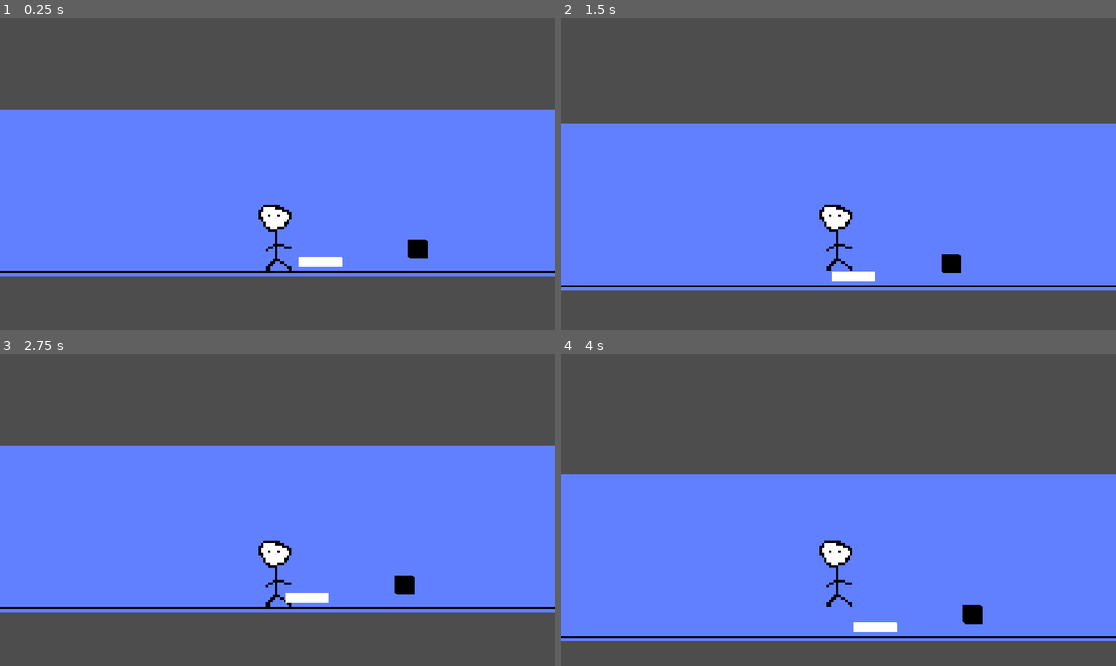
Above: before the commit, frames 1-4 (two rows, left to right).
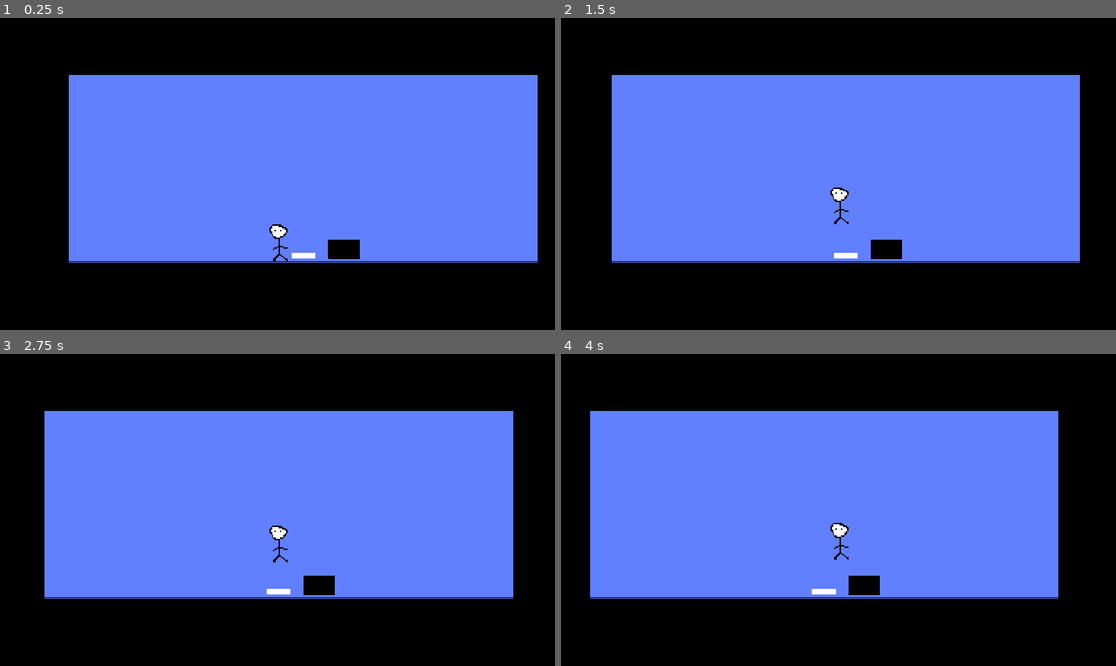
Above: after the commit, the same moments.

Repository: BrightTheBackpack/dimensions
Game: Godot game, scene res://level1.tscn
Two runs of this game, one before a commit and one after it. Both use one fixed random seed, a clock stepped at 60 frames per second and the inputs below.
Inputs:
- Up to frame 1 (0.25 s): no input
- Up to frame 2 (1.5 s): tap Enter at 0.5 s; hold D (move_right, bound only before the commit) 0.53-1.28 s; tap End (ui_end) at 0.6 s; tap Space (jump) at 0.77, 1.07 s; tap S (s, bound only after the commit) at 0.8, 1.35 s; hold A (move_left, bound only before the commit) from 1.28 s (still down)
- Up to frame 3 (2.75 s): tap Space (jump) at 1.52, 1.82 s; tap E (switch, bound only after the commit) at 1.55, 2.1 s; release A (move_left, bound only before the commit) at 2.03 s; hold D (move_right, bound only before the commit) from 2.03 s (still down); tap W (w, bound only after the commit) at 2.3 s
- Up to frame 4 (4 s): tap W (w, bound only after the commit) at 2.85 s; tap Space (jump) at 3.02, 3.05, 3.32 s; release D (move_right, bound only before the commit) at 3.53 s; hold A (move_left, bound only before the commit) from 3.53 s (still down); hold Space (jump) from 3.53 s (still down); tap End (ui_end) at 3.8 s

The runs differ from the first frame. In frame 1, 59% of the frame differs, in the area x 0-100%, y 0-100%; in frame 2, 63%; in frame 3, 59%; in frame 4, 67%.
Error before the commit: Parse Error: Unexpected identifier "tool" in class body. (res://platform_gen.gd:1)

Commit message:
play aroudn with things

Diff:
--- /dev/null
+++ b/camera_3d.gd
@@ -0,0 +1,22 @@
+extends Camera3D
+
+@export var player_node: Sprite3D # A reference to the player node.
+
+func _process(delta: float) -> void:
+	if player_node:
+		var player_position = player_node.global_position
+		var camera_position = self.global_position
+
+		# Lock to X-axis only
+		self.global_position.x = player_position.x
+
+		# Lock to Y-axis only
+		# self.global_position.y = player_position.y
+
+		# Lock to both X and Y (standard follow)
+		#self.global_position = player_position
+
+		# To lock to only 2 axes from a 3D perspective
+		# Assuming a top-down view where the camera follows X and Z, but not Y
+		# self.global_position.x = player_position.x
+		# self.global_position.z = player_position.z
--- a/character_body_3d.gd
+++ b/character_body_3d.gd
@@ -5,9 +5,10 @@
 @export var JUMP_VELOCITY = 13.0
 @export var GRAVITY = -15.0
 @export var GRAVITY_DOWN = -75.0
+var THREE_D = false
 func _physics_process(delta: float) -> void:
 	# Add the gravity.
-	if not is_on_floor():
+	if not is_on_floor() and !THREE_D:
 		print_debug(velocity)
 		if(velocity.y > 0.9*JUMP_VELOCITY):
 
@@ -20,17 +21,28 @@
 
 	# Handle jump.
 	if Input.is_action_just_pressed("jump") and is_on_floor():
-		velocity.y = JUMP_VELOCITY
+		if THREE_D:
+			velocity.z = JUMP_VELOCITY
+		else:
+			velocity.y = JUMP_VELOCITY
 
 	# Get the input direction and handle the movement/deceleration.
 	# As good practice, you should replace UI actions with custom gameplay actions.
-	var input_dir := Input.get_vector("move_left", "move_right", "ui_end", "ui_end")
-	var direction := (transform.basis * Vector3(input_dir.x, 0, input_dir.y)).normalized()
+	if Input.is_action_just_pressed('switch'):
+		THREE_D = true
+
+	var input_dir := Input.get_vector("a", "d", "s", "w")
+	var direction := (transform.basis * Vector3(input_dir.x, 0, 0)).normalized()
+	if THREE_D:
+		direction = (transform.basis * Vector3(input_dir.x, input_dir.y ,0 ))
 	if direction:
 		velocity.x = direction.x * SPEED
-		velocity.z = direction.z * SPEED
+		if THREE_D:
+			velocity.y = direction.y * SPEED
+
 	else:
 		velocity.x = move_toward(velocity.x, 0, SPEED)
-		velocity.z = move_toward(velocity.z, 0, SPEED)
+		if THREE_D:
+			velocity.y = move_toward(velocity.y, 0, SPEED)
 
 	move_and_slide()
--- a/level1.tscn
+++ b/level1.tscn
@@ -1,6 +1,7 @@
-[gd_scene load_steps=15 format=3 uid="uid://bjffumif2gh2u"]
+[gd_scene load_steps=18 format=3 uid="uid://bjffumif2gh2u"]
 
 [ext_resource type="PackedScene" uid="uid://bca6qi4l4aamw" path="res://player.tscn" id="1_ootpb"]
+[ext_resource type="Script" uid="uid://b3jswshvl3c2t" path="res://camera_3d.gd" id="1_v8kj3"]
 [ext_resource type="Script" uid="uid://u7ug71x4psto" path="res://character_body_3d.gd" id="2_v38iq"]
 [ext_resource type="Script" uid="uid://ec7pttehjxh0" path="res://sprite_3d.gd" id="3_v8kj3"]
 [ext_resource type="PackedScene" uid="uid://lv4d4vvpodwi" path="res://platform.tscn" id="4_v38iq"]
@@ -33,7 +34,16 @@
 [sub_resource type="StandardMaterial3D" id="StandardMaterial3D_v38iq"]
 shading_mode = 0
 
+[sub_resource type="BoxShape3D" id="BoxShape3D_crycw"]
+
+[sub_resource type="BoxMesh" id="BoxMesh_i2041"]
+
 [node name="Node3D(Level1)" type="Node3D"]
+
+[node name="Camera3D" type="Camera3D" parent="." node_paths=PackedStringArray("player_node")]
+transform = Transform3D(1, 0, 0, 0, 1, 0, 0, 0, 1, 0.108971, 16.3729, 27.8631)
+script = ExtResource("1_v8kj3")
+player_node = NodePath("../CharacterBody3D(Player)/Sprite3D")
 
 [node name="StaticBody3D(Wall)" type="StaticBody3D" parent="."]
 transform = Transform3D(1, 0, 0, 0, 1, 0, 0, 0, 1, 4.95816, -0.411898, -15.7483)
@@ -43,7 +53,7 @@
 shape = SubResource("BoxShape3D_v8kj3")
 
 [node name="MeshInstance3D" type="MeshInstance3D" parent="StaticBody3D(Wall)"]
-transform = Transform3D(100, 0, 0, 0, 20, 0, 0, 0, 0.5, 0, 7.53553, 0)
+transform = Transform3D(100, 0, 0, 0, 40, 0, 0, 0, 0.5, 0, 17.9298, 0)
 mesh = SubResource("BoxMesh_crycw")
 surface_material_override/0 = SubResource("StandardMaterial3D_ootpb")
 
@@ -68,9 +78,7 @@
 [node name="CharacterBody3D(Player)" type="CharacterBody3D" parent="."]
 transform = Transform3D(1, 0, 0, 0, 1, 0, 0, 0, 1, 0, 0, -0.122057)
 script = ExtResource("2_v38iq")
-
-[node name="Camera3D" type="Camera3D" parent="CharacterBody3D(Player)"]
-transform = Transform3D(1, 0, 0, 0, 1, 0, 0, 0, 1, 0, 11.0497, 9.00792)
+JUMP_VELOCITY = 25.0
 
 [node name="Sprite3D" type="Sprite3D" parent="CharacterBody3D(Player)"]
 transform = Transform3D(-1, 0, -8.74228e-08, 0, 1, 0, 8.74228e-08, 0, -1, -0.481965, 2.98057, -14.4699)
@@ -96,7 +104,25 @@
 surface_material_override/0 = SubResource("StandardMaterial3D_v38iq")
 
 [node name="Platform" parent="." instance=ExtResource("4_v38iq")]
-transform = Transform3D(2, 0, 0, 0, 2, 0, 0, 0, 0.5, 16.2964, 0.705139, -14.7289)
+transform = Transform3D(2, 0, 0, 0, 2, 0, 0, 0, 0.5, 13.5794, 0.733561, -15.07)
 x_size = 2.0
 y_size = 2.0
-z_size = 10.0
+z_size = 0.3
+
+[node name="CollisionShape3D" parent="Platform/Node3D" index="0"]
+transform = Transform3D(1, 0, 0, 0, 1, 0, 0, 0, 1, 0, 0, -0.238037)
+
+[node name="MeshInstance3D" parent="Platform/Node3D" index="1"]
+transform = Transform3D(1.62, 0, 0, 0, 1, 0, 0, 0, 1, -0.13, 0, 1.4277)
+
+[node name="StaticBody3D(bg)" type="StaticBody3D" parent="."]
+
+[node name="CollisionShape3D" type="CollisionShape3D" parent="StaticBody3D(bg)"]
+transform = Transform3D(1, 0, 0, 0, 1, 0, 0, 0, 1, 0, 0, -27.9349)
+shape = SubResource("BoxShape3D_crycw")
+
+[node name="MeshInstance3D" type="MeshInstance3D" parent="StaticBody3D(bg)"]
+transform = Transform3D(200, 0, 0, 0, 100, 0, 0, 0, 1, 0, 18.8613, -27.9777)
+mesh = SubResource("BoxMesh_i2041")
+
+[editable path="Platform"]
--- a/platform.tscn
+++ b/platform.tscn
@@ -3,6 +3,7 @@
 [ext_resource type="Script" uid="uid://cnr8hkhv21ssh" path="res://platform_gen.gd" id="1_mi635"]
 
 [sub_resource type="BoxShape3D" id="BoxShape3D_s8bxr"]
+size = Vector3(1.61902, 1.05322, 0.523926)
 
 [sub_resource type="BoxMesh" id="BoxMesh_mi635"]
 
--- a/platform_gen.gd
+++ b/platform_gen.gd
@@ -1,4 +1,3 @@
-tool
 extends Node3D
 @onready var collision_shape: CollisionShape3D = $Node3D/CollisionShape3D
 @onready var mesh_instance: MeshInstance3D = $Node3D/MeshInstance3D
@@ -24,7 +23,7 @@
 	# Mesh scaling (assuming you’re using a primitive mesh, like a BoxMesh)
 	print(mesh_instance)
 	var box = BoxMesh.new()
-	box.size = Vector3(x_size, y_size, z_size)
+	box.size = Vector3(x_size, y_size, 0.5)
 	mesh_instance.mesh = box
 
 
--- a/project.godot
+++ b/project.godot
@@ -21,22 +21,22 @@
 
 [input]
 
-move_left={
+a={
 "deadzone": 0.2,
 "events": [Object(InputEventKey,"resource_local_to_scene":false,"resource_name":"","device":-1,"window_id":0,"alt_press …(191 unchanged characters)…
 ]
 }
-move_right={
+d={
 "deadzone": 0.2,
 "events": [Object(InputEventKey,"resource_local_to_scene":false,"resource_name":"","device":-1,"window_id":0,"alt_press …(192 unchanged characters)…
 ]
 }
-move_forward={
+w={
 "deadzone": 0.2,
 "events": [Object(InputEventKey,"resource_local_to_scene":false,"resource_name":"","device":-1,"window_id":0,"alt_press …(192 unchanged characters)…
 ]
 }
-move_back={
+s={
 "deadzone": 0.2,
 "events": [Object(InputEventKey,"resource_local_to_scene":false,"resource_name":"","device":-1,"window_id":0,"alt_press …(192 unchanged characters)…
 ]
@@ -46,6 +46,11 @@
 "events": [Object(InputEventKey,"resource_local_to_scene":false,"resource_name":"","device":-1,"window_id":0,"alt_press …(191 unchanged characters)…
 ]
 }
+switch={
+"deadzone": 0.2,
+"events": [Object(InputEventKey,"resource_local_to_scene":false,"resource_name":"","device":-1,"window_id":0,"alt_pressed":false,"shift_pressed":false,"ctrl_pressed":false,"meta_pressed":false,"pressed":false,"keycode":0,"physical_keycode":69,"key_label":0,"unicode":101,"location":0,"echo":false,"script":null)
+]
+}
 
 [rendering]
 
Not shown, added: camera_3d.gd.uid
